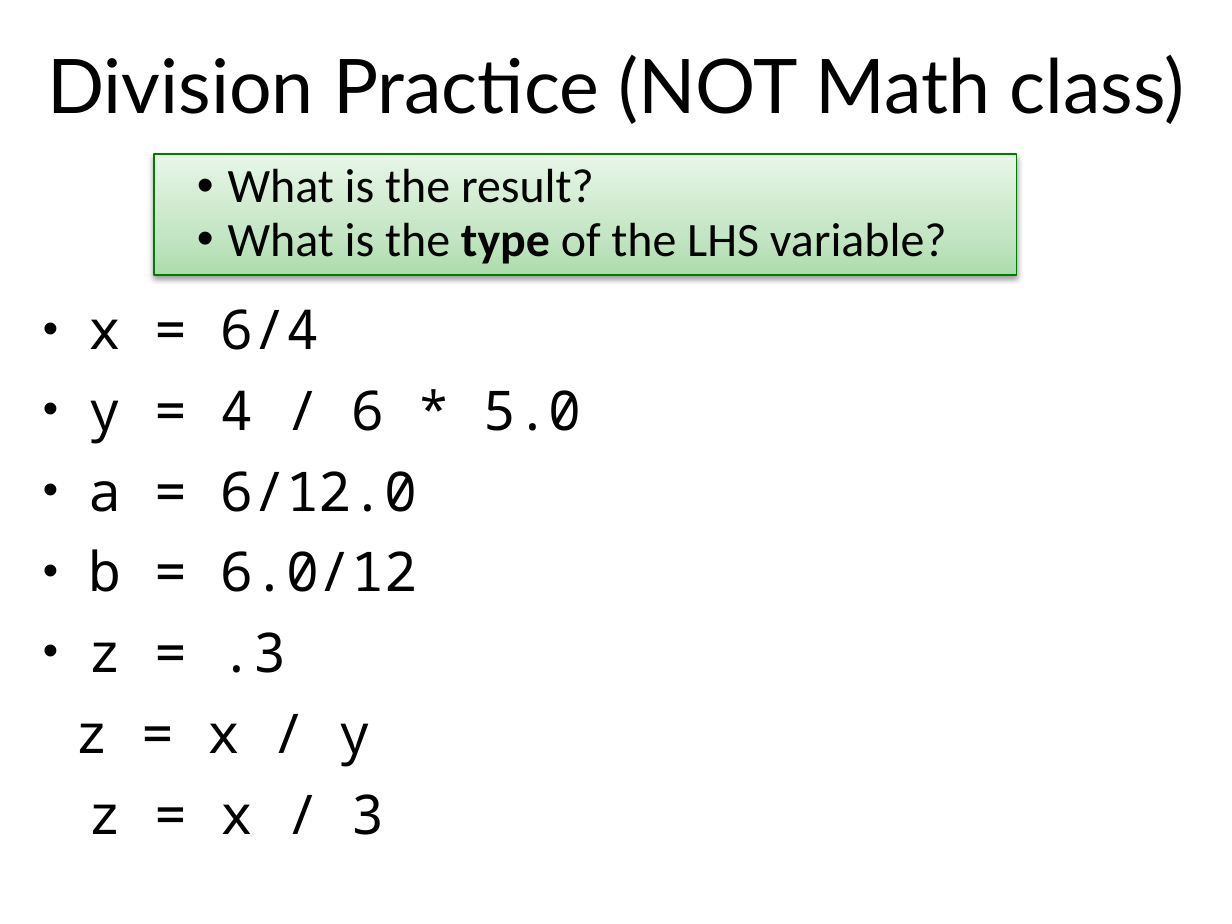
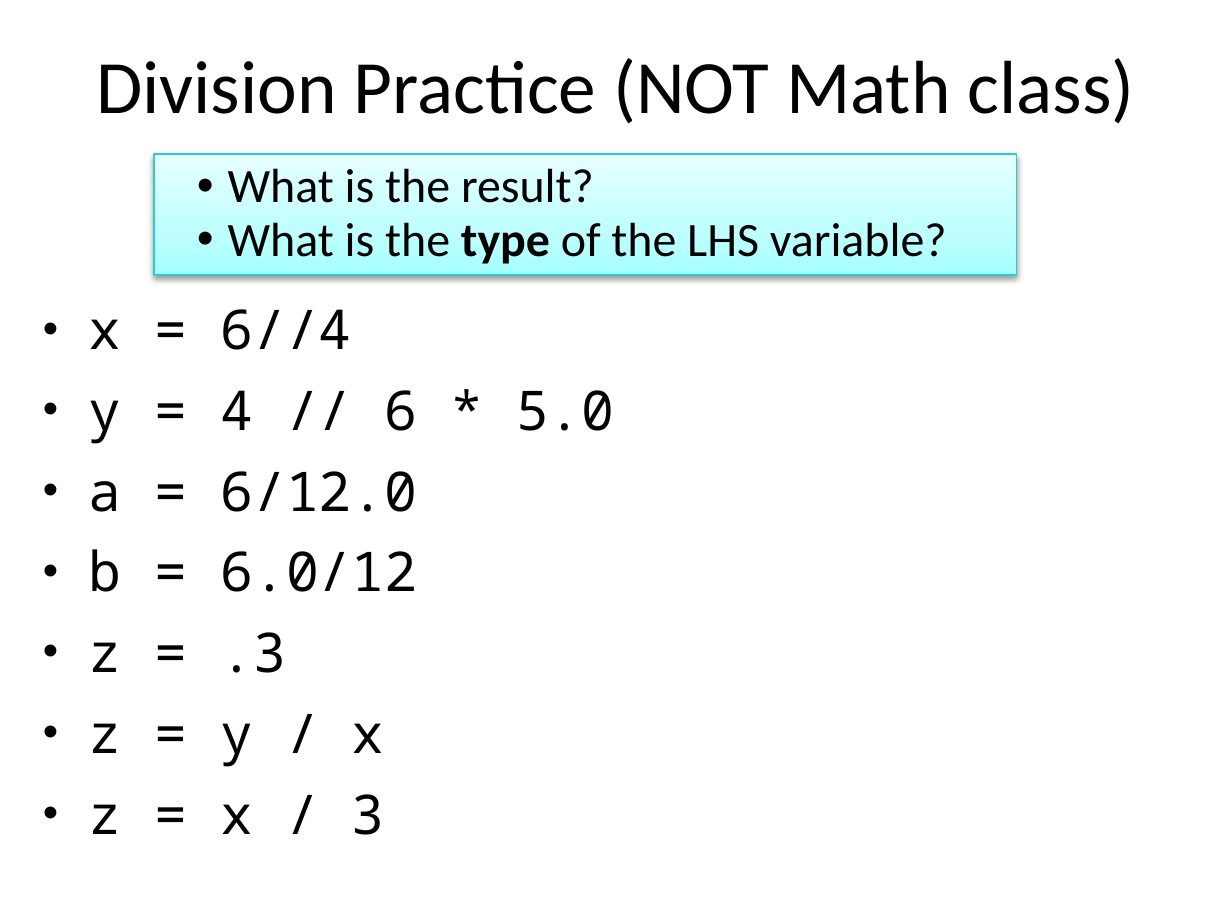
Before and after one commit to emhill/117-S15, a slide deck: slide 53 of src/morea/materials/04-python-intro.pptx (slide 51 before the commit). Drawn at 1232x924 pixels with LibreOffice and Linux fonts; fonts in the diff are those of the drawing. Boxes give left, top, right and bottom in pixels: in the first picture for what was removed or moved away, otherwise in the second. Text is boxed around its words. In the diff, an @@ line names an element or a change of style, - is before the commit and + after.

```diff
--- a/src/morea/materials/04-python-intro.pptx
+++ b/src/morea/materials/04-python-intro.pptx
@@ title "Division Practice (NOT Math class)": place and size @@
-title "Division Practice (NOT Math class)" at box(47, 55, 1184, 124)
+title "Division Practice (NOT Math class)" at box(96, 58, 1135, 124)
@@ title "Division Practice (NOT Math class)" at box(96, 58, 1135, 124): font Lato to Calibri @@
@@ rectangle "What is the result?" at box(154, 154, 1016, 275): fill gradient #ADDDAD to #C6E6C6 to #E9F6E9 to gradient #A7FFFF to #C1FFFF to #E7FFFF; outline #007D00 0.75 pt to #2ECBCB 0.75 pt @@
@@ text at box(89, 309, 615, 444): text changed @@
-• x = 6/4
-• y = 4 / 6 * 5.0
+• x = 6//4
+• y = 4 // 6 * 5.0
@@ text at box(89, 723, 385, 767): text changed @@
-z = x / y
+• z = y / x
```
Also in this commit, not shown: 10 other slides changed, 2 slides added, 1 slide removed, 6 other files.
